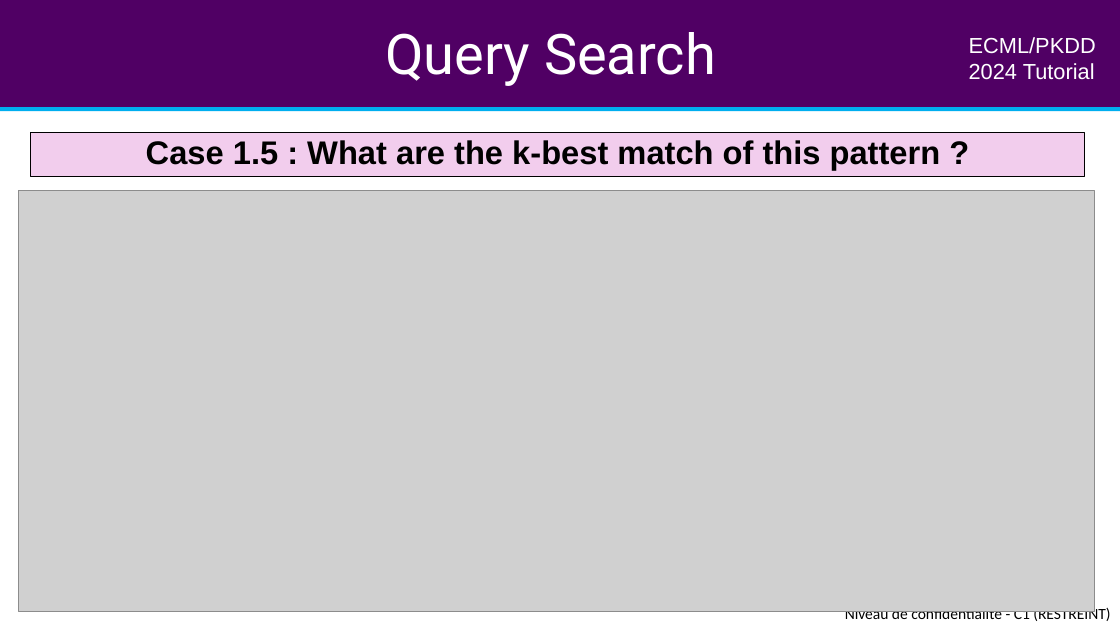
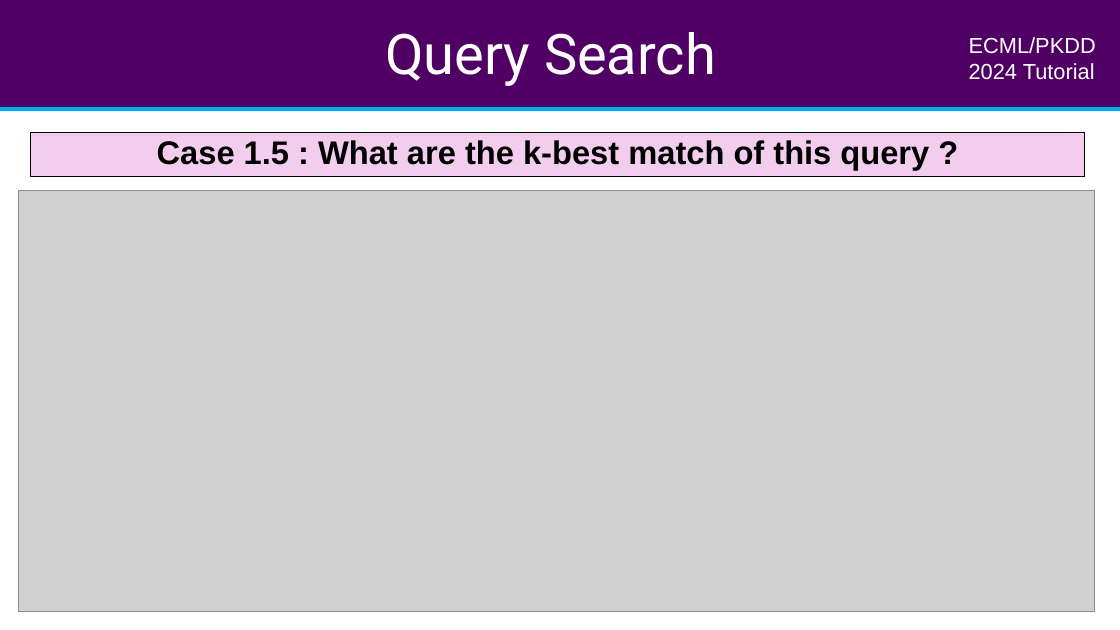
Before and after one commit to aeon-toolkit/aeon-tutorials, a slide deck: slide 7 of ECML-2024/Slides/part4_similarity_search.pptx. Drawn at 1120x630 pixels with LibreOffice and Linux fonts; fonts in the diff are those of the drawing; grey boxes stand for pictures. Boxes give left, top, right and bottom in pixels: in the first picture for what was removed or moved away, otherwise in the second. Text is boxed around its words. In the diff, an @@ line names an element or a change of style, - is before the commit and + after.

```diff
--- a/ECML-2024/Slides/part4_similarity_search.pptx
+++ b/ECML-2024/Slides/part4_similarity_search.pptx
@@ text in rectangle at (157, 140, 929, 170): text changed @@
-Case 1.5 : What are the k-best match of this pattern ?
+Case 1.5 : What are the k-best match of this query ?
@@ rectangle added at (832, 604, 1120, 628), fill #FFFFFF, outline #FFFFFF 2 pt @@
```
Also in this commit, not shown: 20 other slides changed, 1 slide added.
